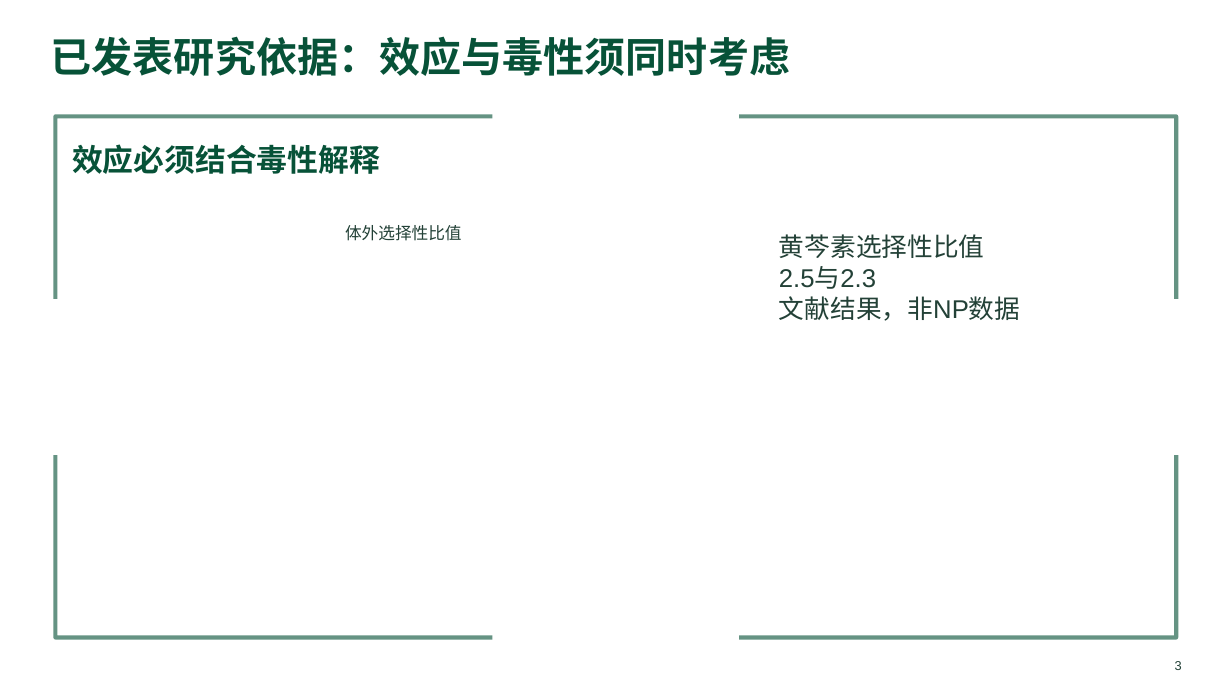
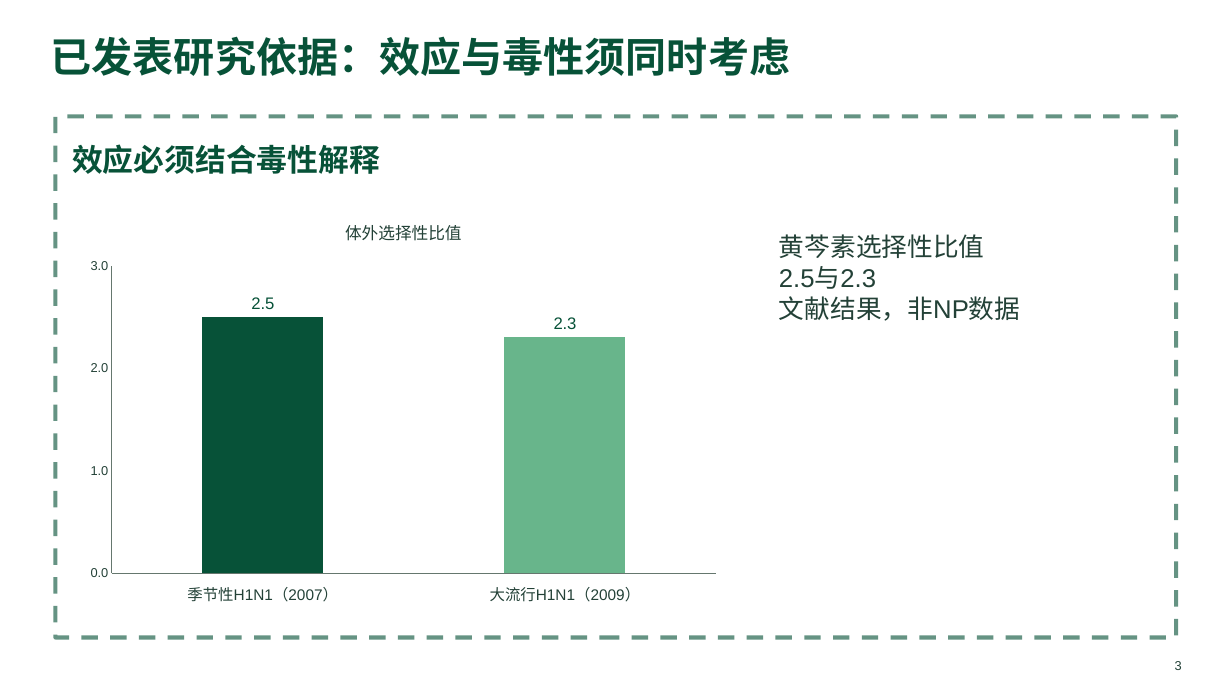
Before and after one commit to yetong0516/research-slide-workflow, a slide deck: slide 3 of examples/natural-antiviral/example.pptx. Drawn at 1232x693 pixels with LibreOffice and Linux fonts; fonts in the diff are those of the drawing. Boxes give left, top, right and bottom in pixels: in the first picture for what was removed or moved away, otherwise in the second. Text is boxed around its words. In the diff, an @@ line names an element or a change of style, - is before the commit and + after.

```diff
--- a/examples/natural-antiviral/example.pptx
+++ b/examples/natural-antiviral/example.pptx
@@ freeform shape removed at <box>55,116,1177,638</box> @@
@@ rectangle added at <box>55,116,1177,638</box>, fill #FFFFFF, outline #075238 3.2 pt dashed @@
@@ column chart added at <box>78,251,729,613</box> @@
+categories: 季节性H1N1（2007）, 大流行H1N1（2009）
+Series 1: 2.5, 2.3
```
Also in this commit, not shown: 6 other slides changed, 6 other files.
